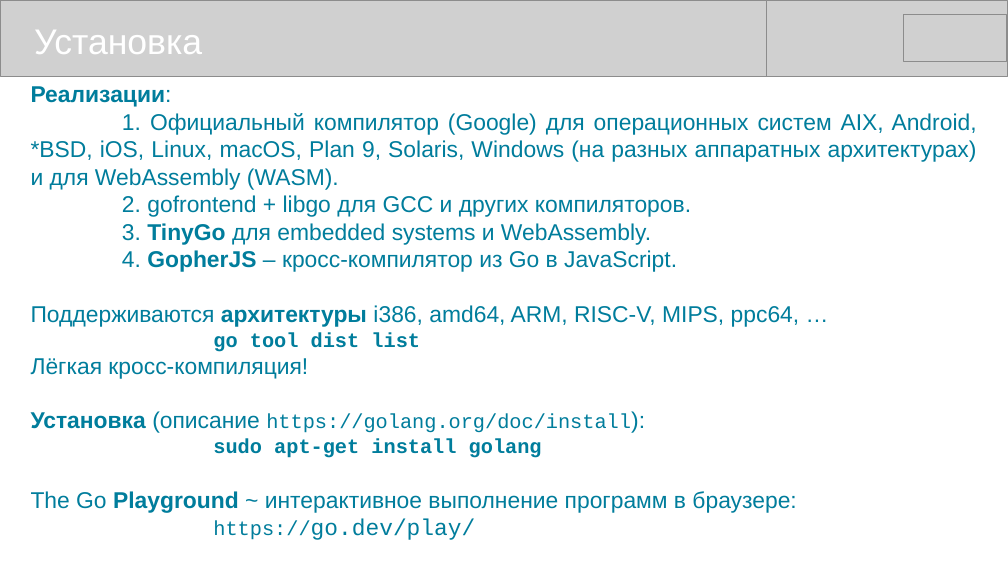
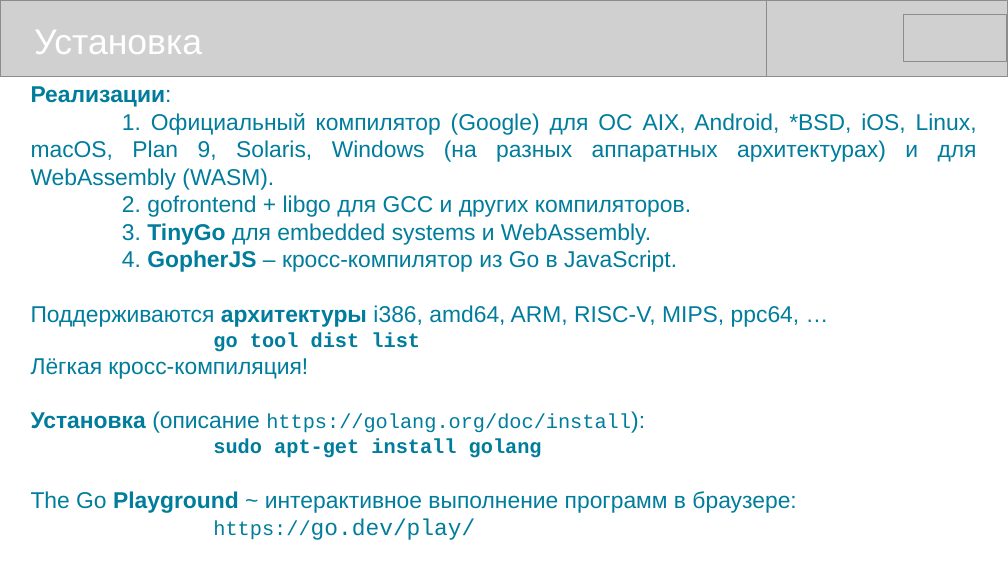
Before and after one commit to mike-shock/Go_language, a slide deck: slide 9 of Go_Review.odp. Drawn at 1008x567 pixels with LibreOffice and Linux fonts; fonts in the diff are those of the drawing; grey boxes stand for pictures. Boxes give left, top, right and bottom in pixels: in the first picture for what was removed or moved away, otherwise in the second. Text is boxed around its words. In the diff, an @@ line names an element or a change of style, - is before the commit and + after.

```diff
--- a/Go_Review.odp
+++ b/Go_Review.odp
@@ text at [31, 113, 977, 190]: text changed @@
-1. Официальный компилятор (Google) для операционных систем AIX, Android, *BSD, iOS, Linux, macOS, Plan 9, Solaris, Windows (на разных аппаратных архитектурах) и для WebAssembly (WASM).
+1. Официальный компилятор (Google) для ОС AIX, Android, *BSD, iOS, Linux, macOS, Plan 9, Solaris, Windows (на разных аппаратных архитектурах) и для WebAssembly (WASM).
```
Also in this commit, not shown: 2 other slides changed, 1 slide added, 1 other file.
